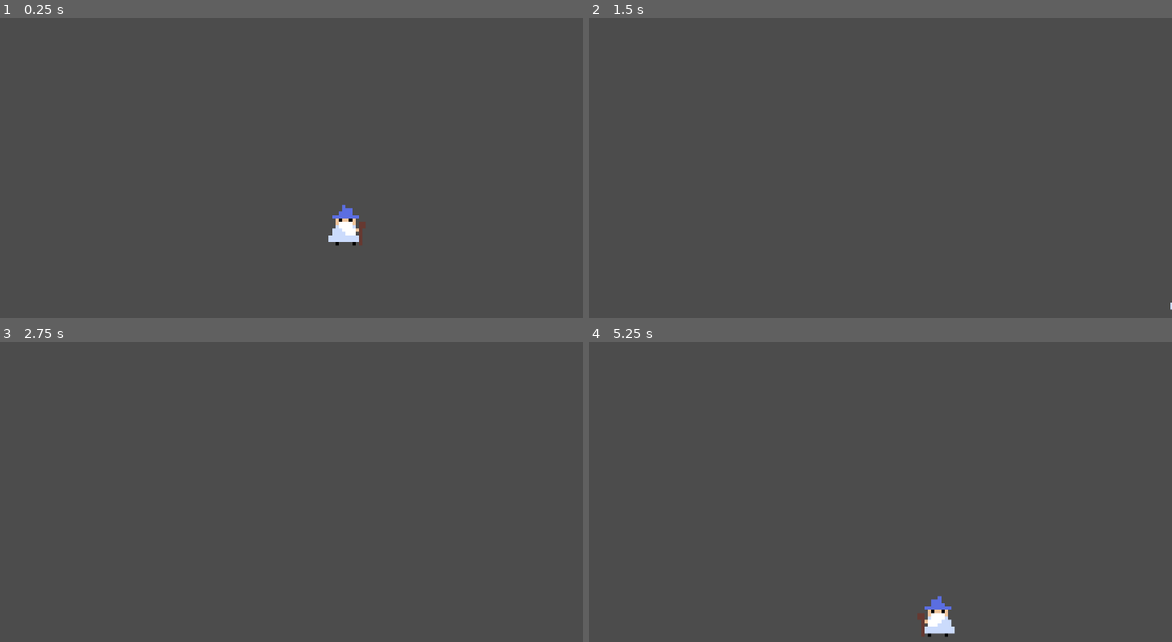
Above: before the commit, frames 1-4 (two rows, left to right).
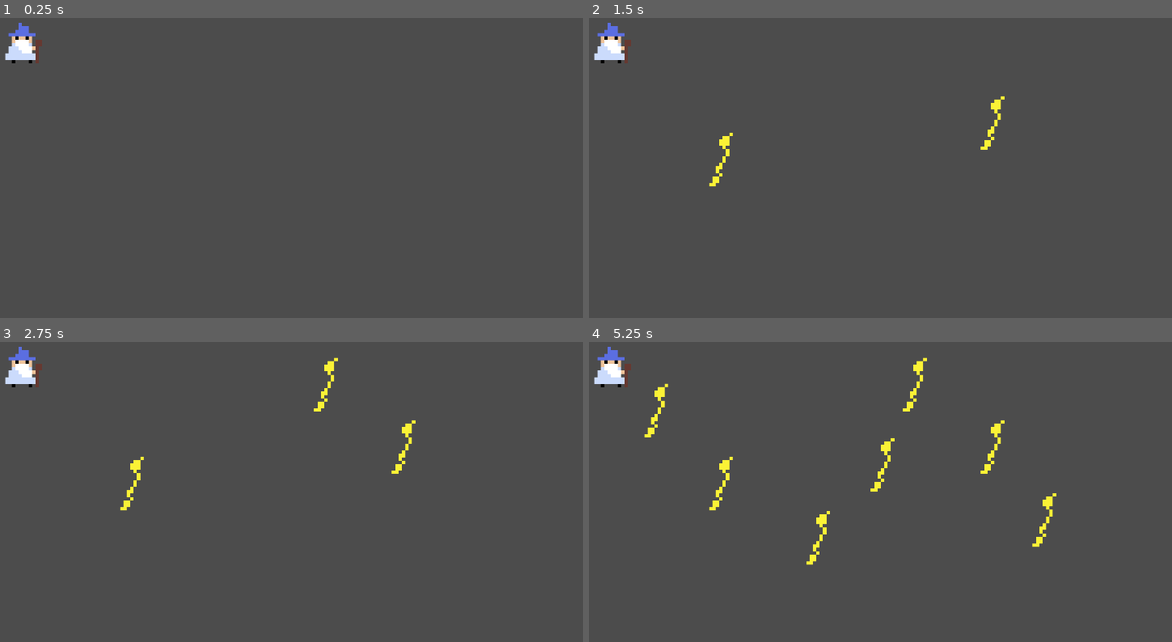
Above: after the commit, the same moments.

Repository: ThomasScottWhite/MageGame
Game: Godot game, scene res://World.tscn
Same seed, same stepped clock (60 frames per second), same inputs: the game is played once before the commit and once after it.
Inputs (mouse positions are in pixels of both pictures, inside the frame that each line leads up to):
- Up to frame 1 (0.25 s): no input
- Up to frame 2 (1.5 s): tap Enter at 0.5 s; move the mouse to (991, 123) at 0.52 s; hold D (move_right) 0.53-1.28 s; click (991, 123) at 0.67 s; move the mouse to (717, 159) at 1.27 s; hold S (move_down) from 1.28 s (still down); click (717, 159) at 1.42 s
- Up to frame 3 (2.75 s): tap Space at 2 s; move the mouse to (326, 384) at 2.02 s; release S (move_down) at 2.03 s; hold D (move_right) from 2.03 s (still down); click (326, 384) at 2.17 s
- Up to frame 4 (5.25 s): tap Enter at 2.75, 4.25 s; move the mouse to (816, 537) at 2.77 s; release D (move_right) at 2.78 s; hold W (move_up) 2.78-3.53 s; click (816, 537) at 2.92 s; tap Space at 3.5 s; move the mouse to (1043, 519) at 3.52 s; hold A (move_left) 3.53-5.03 s; click (1043, 519) at 3.67 s; move the mouse to (653, 411) at 4.27 s; click (653, 411) at 4.42 s; move the mouse to (880, 465) at 5.02 s; hold S (move_down) from 5.03 s (still down); click (880, 465) at 5.17 s

The runs differ from the first frame. In frame 1, 1.0% of the frame differs, in the area x 0-63%, y 1-76%; in frame 2, 0.9%; in frame 3, 1.0%; in frame 4, 2.2%, in the area x 0-81%, y 1-99%.

Commit message:
Added Lightning Bolt Spell
Todo Make enemies, leveling and lightning bolt logic

Diff:
--- /dev/null
+++ b/LightningBolt.gd
@@ -0,0 +1,18 @@
+extends AnimatedSprite
+
+
+# Declare member variables here. Examples:
+# var a = 2
+# var b = "text"
+
+
+# Called when the node enters the scene tree for the first time.
+func _ready():
+	pass
+#	yield(get_tree().create_timer(1.0), "timeout")
+#	queue_free()
+
+
+# Called every frame. 'delta' is the elapsed time since the previous frame.
+#func _process(delta):
+#	pass
--- a/Player.tscn
+++ b/Player.tscn
@@ -1,7 +1,6 @@
-[gd_scene load_steps=5 format=2]
+[gd_scene load_steps=4 format=2]
 
 [ext_resource path="res://Sprites/Player/Wizard Right.png" type="Texture" id=1]
-[ext_resource path="res://Scripts/Player/PlayerController.gd" type="Script" id=2]
 [ext_resource path="res://Sprites/Player/Wizard Left.png" type="Texture" id=3]
 
 [sub_resource type="SpriteFrames" id=1]
@@ -19,4 +18,3 @@
 
 [node name="AnimatedSprite" type="AnimatedSprite"]
 frames = SubResource( 1 )
-script = ExtResource( 2 )
--- /dev/null
+++ b/Scenes/Spells/Lightning/Lightning Controller.tscn
@@ -0,0 +1,6 @@
+[gd_scene load_steps=2 format=2]
+
+[ext_resource path="res://Scripts/Spells/Lightning Controller.gd" type="Script" id=1]
+
+[node name="Lightning Controller" type="Node2D"]
+script = ExtResource( 1 )
--- /dev/null
+++ b/Scenes/Spells/Lightning/LightningBolt.tscn
@@ -0,0 +1,16 @@
+[gd_scene load_steps=4 format=2]
+
+[ext_resource path="res://LightningBolt.gd" type="Script" id=1]
+[ext_resource path="res://Sprites/Spells/Lighting.png" type="Texture" id=2]
+
+[sub_resource type="SpriteFrames" id=1]
+animations = [ {
+"frames": [ ExtResource( 2 ) ],
+"loop": true,
+"name": "default",
+"speed": 5.0
+} ]
+
+[node name="AnimatedSprite" type="AnimatedSprite"]
+frames = SubResource( 1 )
+script = ExtResource( 1 )
--- /dev/null
+++ b/Scripts/Spells/Lightning Controller.gd
@@ -0,0 +1,22 @@
+extends Node2D
+
+
+# Declare member variables here. Examples:
+# var a = 2
+# var b = "text"
+var Lightning = preload("res://Scenes/Spells/Lightning/LightningBolt.tscn")
+
+
+# Called when the node enters the scene tree for the first time.
+func _ready():
+	pass # Replace with function body.
+
+func _input(event):
+	if event is InputEventMouseButton:
+		var instance = Lightning.instance()
+		add_child(instance)
+		instance.position = event.position/10
+		print("Mouse Click/Unclick at: ", event.position)
+# Called every frame. 'delta' is the elapsed time since the previous frame.
+#func _process(delta):
+#	pass
--- a/World.tscn
+++ b/World.tscn
@@ -1,6 +1,7 @@
-[gd_scene load_steps=2 format=2]
+[gd_scene load_steps=3 format=2]
 
 [ext_resource path="res://Player.tscn" type="PackedScene" id=1]
+[ext_resource path="res://Scenes/Spells/Lightning/Lightning Controller.tscn" type="PackedScene" id=2]
 
 [node name="Node2D" type="Node2D"]
 
@@ -9,5 +10,8 @@
 animation = "Right"
 
 [node name="Camera2D" type="Camera2D" parent="."]
+anchor_mode = 0
 current = true
 zoom = Vector2( 0.1, 0.1 )
+
+[node name="Lightning Controller" parent="Camera2D" instance=ExtResource( 2 )]
--- a/project.godot
+++ b/project.godot
@@ -24,6 +24,30 @@
 [gui]
 
 common/drop_mouse_on_gui_input_disabled=true
+
+[importer_defaults]
+
+texture={
+"compress/bptc_ldr": 0,
+"compress/hdr_mode": 0,
+"compress/lossy_quality": 0.7,
+"compress/mode": 0,
+"compress/normal_map": 0,
+"detect_3d": false,
+"flags/anisotropic": false,
+"flags/filter": false,
+"flags/mipmaps": false,
+"flags/repeat": 0,
+"flags/srgb": 2,
+"process/HDR_as_SRGB": false,
+"process/fix_alpha_border": true,
+"process/invert_color": false,
+"process/normal_map_invert_y": false,
+"process/premult_alpha": false,
+"size_limit": 0,
+"stream": false,
+"svg/scale": 1.0
+}
 
 [input]
 
Binary file added: Sprites/Spells/Lighting.aseprite
Binary file added: Sprites/Spells/Lighting.png
Not shown, added: Sprites/Spells/Lighting.png.import
